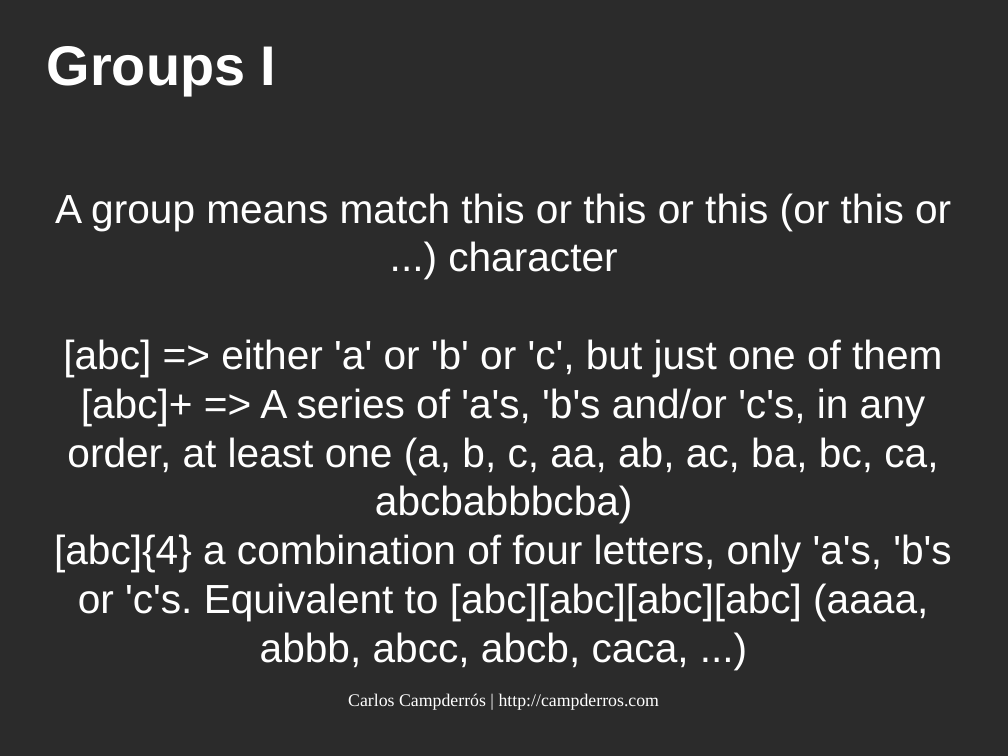
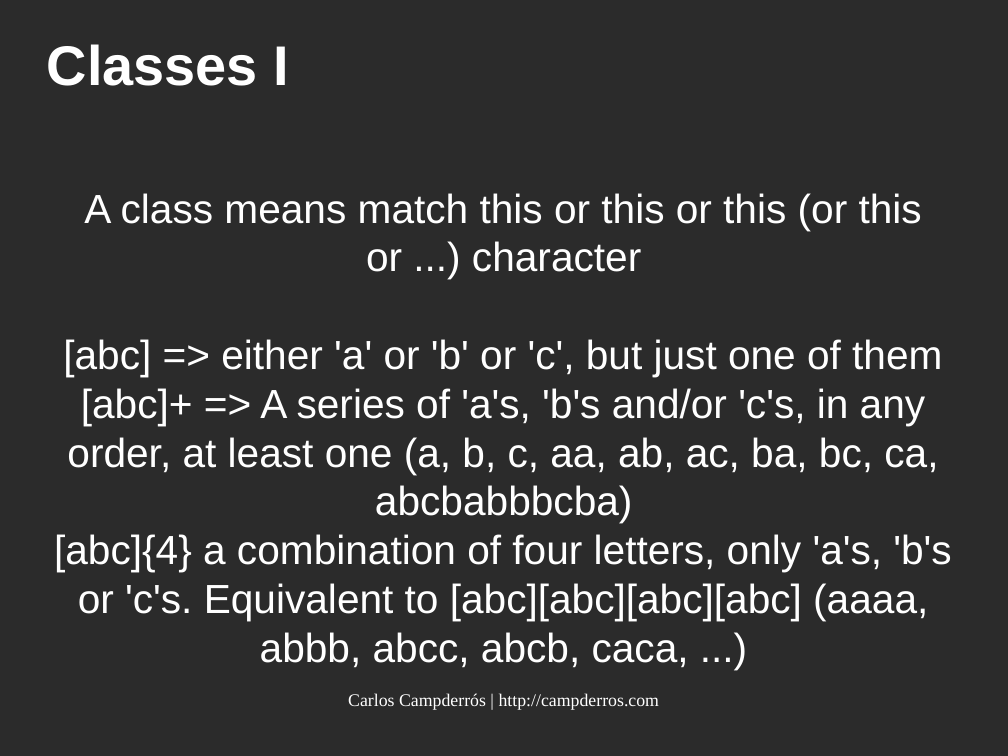
Before and after one commit to kampde/phpRegexTest, a slide deck: slide 14 of regular_expressions.odp. Drawn at 1008x756 pixels with LibreOffice and Linux fonts; fonts in the diff are those of the drawing; background and template pictures are left out; a plain dark background stands for a picture behind light text. Boxes give left, top, right and bottom in pixels: in the first picture for what was removed or moved away, otherwise in the second. Text is boxed around its words. In the diff, an @@ line names an element or a change of style, - is before the commit and + after.

Commit message:
more slides in the presentation

```diff
--- a/regular_expressions.odp
+++ b/regular_expressions.odp
@@ title at [47,44,288,86]: text changed @@
-Groups I
+Classes I
@@ subtitle at [84,193,922,272]: text changed @@
-A group means match this or this or this (or this or ...) character
+A class means match this or this or this (or this or ...) character
```
Also in this commit, not shown: 3 other slides changed, 9 slides added.
